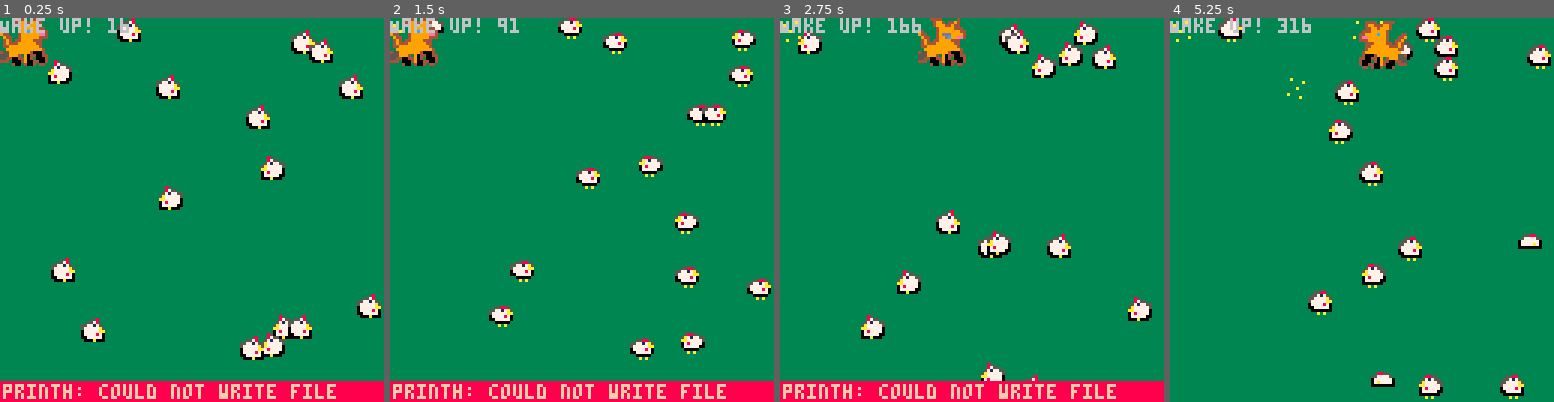
Above: before the commit, frames 1-4 (left to right).
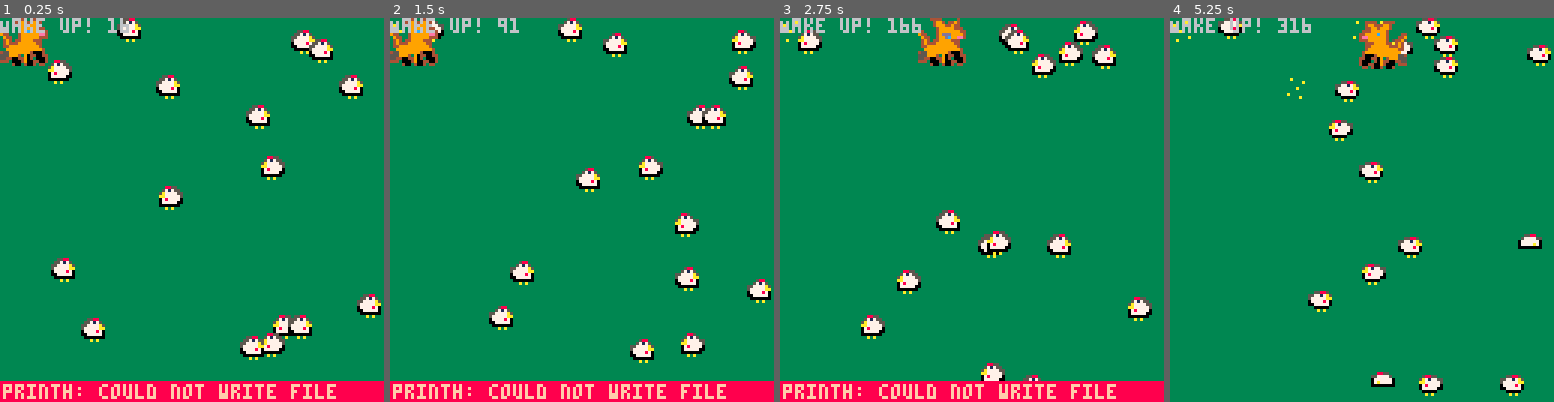
Above: after the commit, the same moments.

Repository: laurent-indermuehle/pico8-dreamfox
Game: PICO-8 cartridge cart.p8
The game is run twice, just before and just after one commit, with the same random seed, the same clock (stepped at 60 frames per second) and the same inputs.
Inputs:
- Up to frame 1 (0.25 s): no input
- Up to frame 2 (1.5 s): tap X (X key) at 0.33, 1.07 s; tap O (Z key) at 0.7 s
- Up to frame 3 (2.75 s): hold Right 1.6-2.1 s; tap O (Z key) at 1.7, 2.1, 2.5 s; tap X (X key) at 1.85 s; hold Up 2.15-2.42 s; hold Right from 2.47 s (still down)
- Up to frame 4 (5.25 s): tap O (Z key) every 0.4 s from 2.9 to 4.9 s; tap X (X key) at 2.97, 4.08, 5.2 s; release Right at 3.03 s; hold Left 3.08-3.58 s; hold Down 3.63-3.97 s; hold Right 4.02-4.68 s; hold Up 4.73-5.03 s; hold Left from 5.08 s (still down)

The runs differ from the first frame. In frame 1, 2.8% of the frame differs, in the area x 12-100%, y 0-90%; in frame 2, 2.9%, in the area x 10-100%, y 0-90%; in frame 3, 2.5%; in frame 4, 2.4%.

Commit message:
Fix sprite index

Diff:
--- a/enemy.lua
+++ b/enemy.lua
@@ -9,13 +9,13 @@
       walk = {
         sprites = { 16, 17, 18, 19 },
         tick = 0,
-        frame = 16,
+        frame = 1,
         step = 12,
       },
       wake_up = {
         sprites = { 21, 22 },
         tick = 0,
-        frame = 21,
+        frame = 1,
         step = 4,
       },
     },
